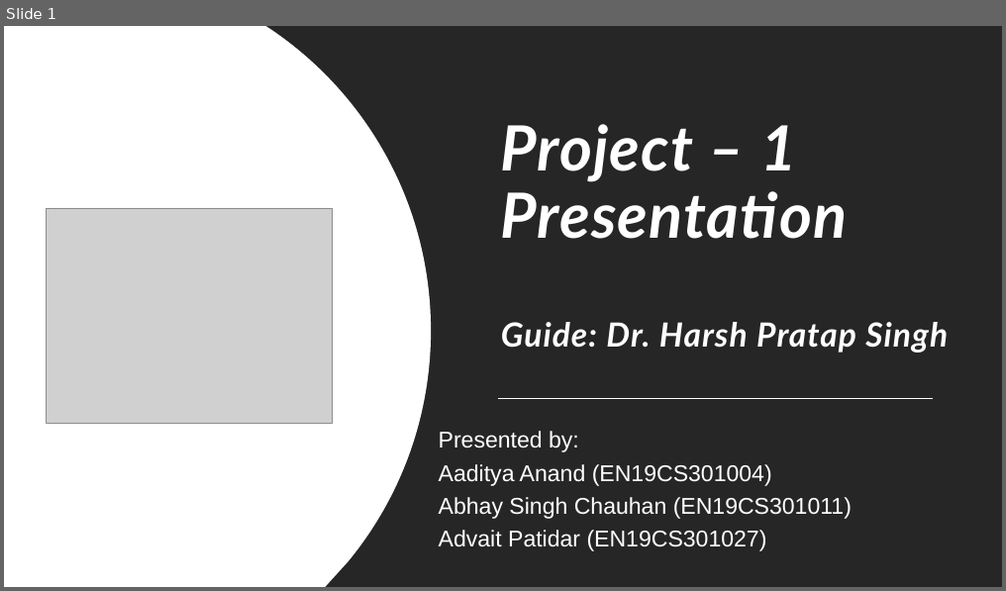
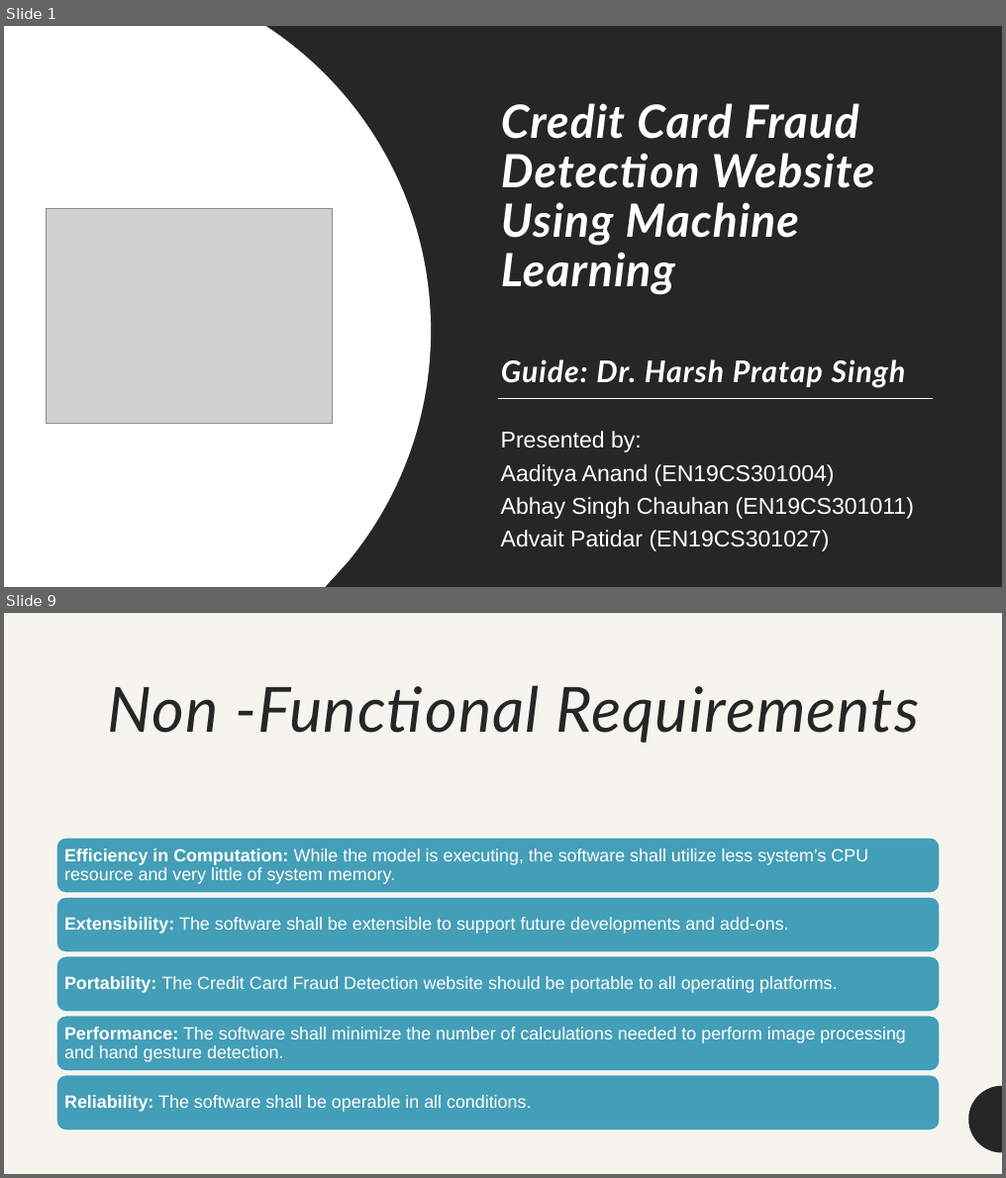
Before and after one commit to arcaneAB/fraud-detection-project, a slide deck: documentations/Project Presentation.pptx. Shown one above the other, each under a label of ours: slide 1 before the commit, slides 1 and 9 after it; the slides between them are not shown. The pictures are 1006x591 and 1006x1178 pixels, drawn with LibreOffice and Linux fonts; fonts in the diff are those of the drawing; grey boxes stand for pictures. Boxes give left, top, right and bottom in pixels: in the first picture for what was removed or moved away, otherwise in the second. Text is boxed around its words. In the diff, an @@ line names an element or a change of style, - is before the commit and + after.

```diff
--- a/documentations/Project Presentation.pptx
+++ b/documentations/Project Presentation.pptx
@@ slide 9 added at (x1=4, y1=613, x2=1002, y2=1174), background #F6F4EF @@
@@ title added at (x1=108, y1=685, x2=920, y2=743), 60 pt, text #262626, italic @@
+Non -Functional Requirements
@@ freeform shape added at (x1=969, y1=1086, x2=1002, y2=1154), fill #262626 @@
@@ group added at (x1=56, y1=838, x2=940, y2=1131): 5 rounded rectangles, 5 texts @@
+Efficiency in Computation: While the model is executing, the software shall utilize less system’s CPU resource and very little of system memory.
+Extensibility: The software shall be extensible to support future developments and add-ons.
+Portability: The Credit Card Fraud Detection website should be portable to all operating platforms.
+Performance: The software shall minimize the number of calculations needed to perform image processing and hand gesture detection.
+Reliability: The software shall be operable in all conditions.
@@ slide 1 changed as well @@
@@ title at (x1=501, y1=103, x2=906, y2=388): text changed; size 32 to 44.1 pt @@
-Project – 1
-Presentation
-Guide: Dr. Harsh Pratap Singh
+Credit Card Fraud Detection Website Using Machine
+Learning
+Guide: Dr. Harsh Pratap Singh
@@ subtitle "Presented by:" moved from (x1=439, y1=431, x2=851, y2=552) to (x1=501, y1=431, x2=914, y2=552) @@
```
Also in this commit, not shown: 4 other slides changed, 15 other slides added, 8 slides removed.
